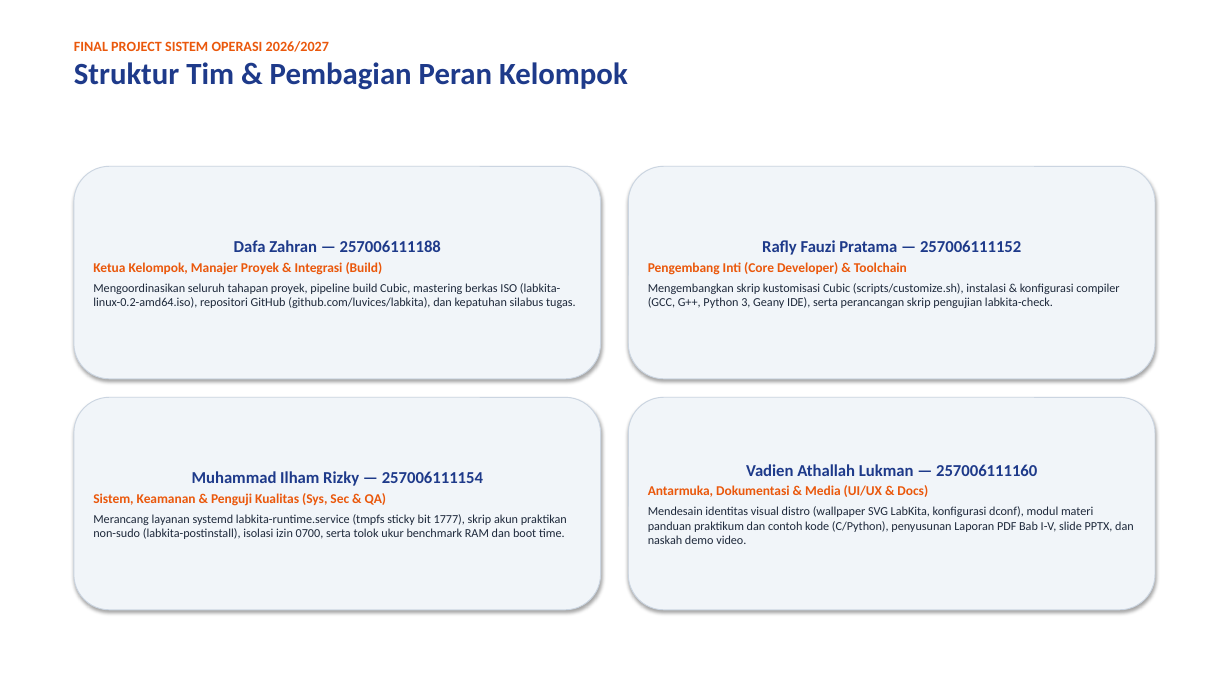
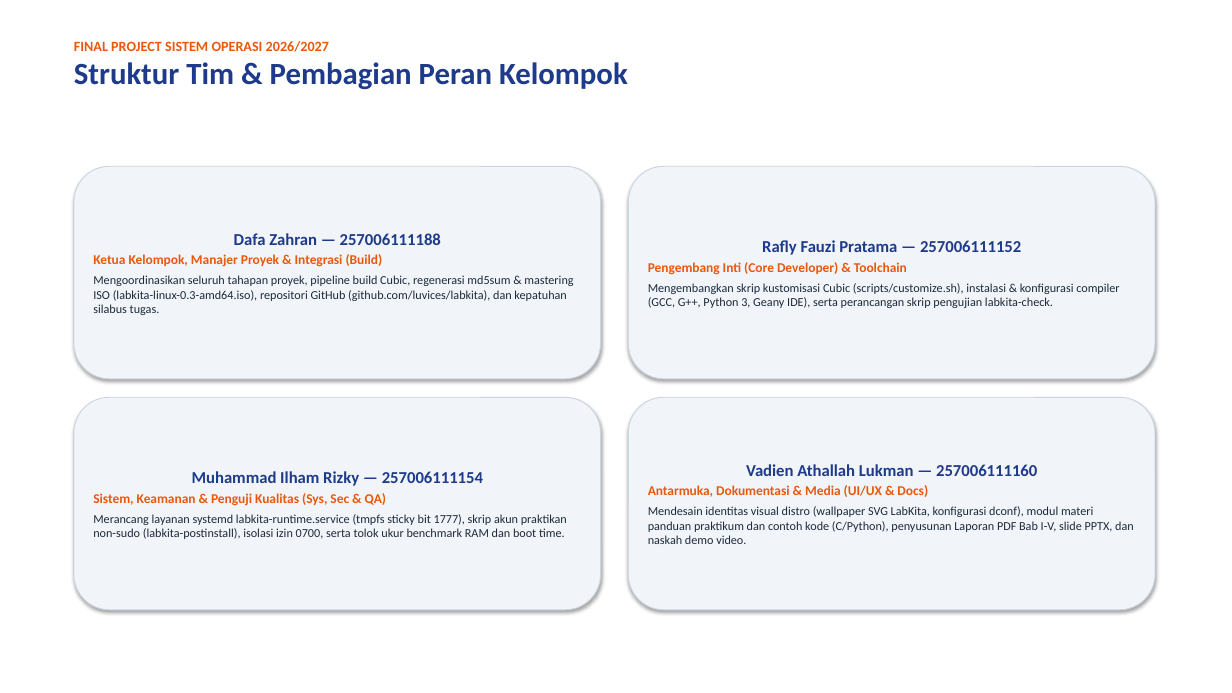
Before and after one commit to luvices/labkita, a slide deck: slide 11 of docs/presentation/labkita-presentation.pptx. Drawn at 1232x693 pixels with LibreOffice and Linux fonts; fonts in the diff are those of the drawing. Boxes give left, top, right and bottom in pixels: in the first picture for what was removed or moved away, otherwise in the second. Text is boxed around its words. In the diff, an @@ line names an element or a change of style, - is before the commit and + after.

```diff
--- a/docs/presentation/labkita-presentation.pptx
+++ b/docs/presentation/labkita-presentation.pptx
@@ text in rounded rectangle at bbox=[93, 275, 573, 315]: text changed @@
-Mengoordinasikan seluruh tahapan proyek, pipeline build Cubic, mastering berkas ISO (labkita-linux-0.2-amd64.iso), repositori GitHub (github.com/luvices/labkita), dan kepatuhan silabus tugas.
+Mengoordinasikan seluruh tahapan proyek, pipeline build Cubic, regenerasi md5sum & mastering ISO (labkita-linux-0.3-amd64.iso), repositori GitHub (github.com/luvices/labkita), dan kepatuhan silabus tugas.
```
Also in this commit, not shown: 9 other slides changed, 3 other files.
